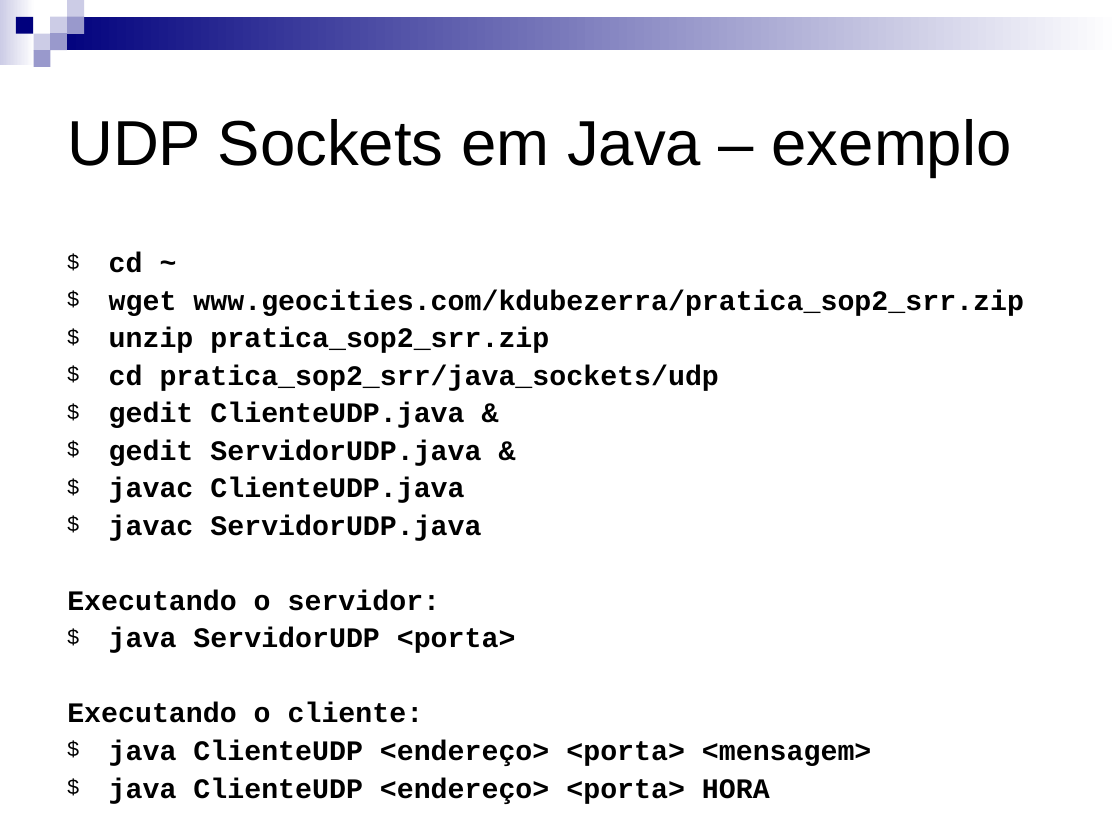
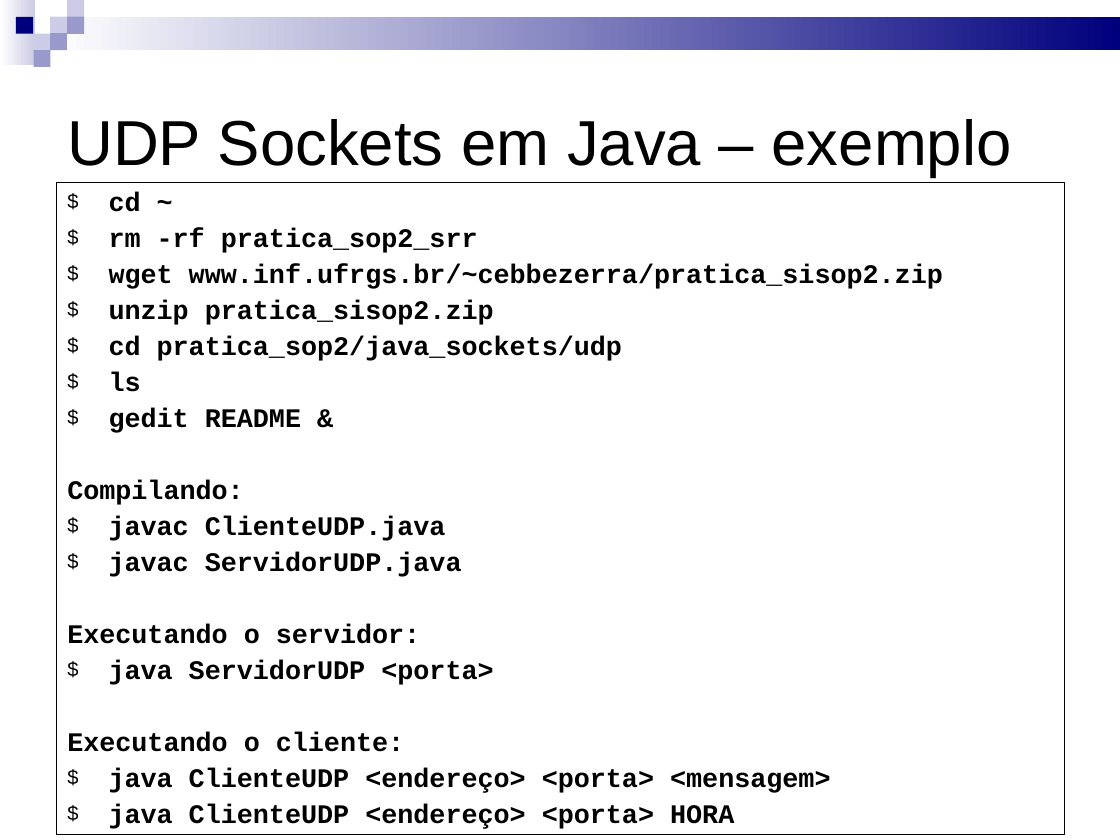
Before and after one commit to kdubezerra/kdubezerra, a slide deck: slide 9 of AD/slides_sisop2_pratica.ppt (slide 8 before the commit). Drawn at 1120x840 pixels with LibreOffice and Linux fonts; fonts in the diff are those of the drawing. Boxes give left, top, right and bottom in pixels: in the first picture for what was removed or moved away, otherwise in the second. Text is boxed around its words. In the diff, an @@ line names an element or a change of style, - is before the commit and + after.

```diff
--- a/AD/slides_sisop2_pratica.ppt
+++ b/AD/slides_sisop2_pratica.ppt
@@ rectangle at [0,0,36,65]: fill gradient #FFFFFF to #CCCCE6 to gradient #CCCCE6 to #FFFFFF @@
@@ rectangle at [51,16,1120,50]: fill gradient #FFFFFF to #00007D to gradient #00007D to #FFFFFF @@
@@ text "cd ~": place and size @@
-text "cd ~" at [67,252,1024,804]
+text "cd ~" at [56,183,1064,834]
@@ text "cd ~" at [56,183,1064,834]: outline none to #000000 0.74 pt @@
@@ text at [67,192,830,829]: size 20 to 19 pt in "cd ~", "javac ClienteUDP.java", "javac ServidorUDP.java", "Executando o servidor:" and 4 more places @@
@@ text at [67,228,943,505]: text changed; size 20 to 19 pt @@
-$ wget www.geocities.com/kdubezerra/pratica_sop2_srr.zip
-$ unzip pratica_sop2_srr.zip
-$ cd pratica_sop2_srr/java_sockets/udp
-$ gedit ClienteUDP.java &
-$ gedit ServidorUDP.java &
+$ rm -rf pratica_sop2_srr
+$ wget www.inf.ufrgs.br/~cebbezerra/pratica_sisop2.zip
+$ unzip pratica_sisop2.zip
+$ cd pratica_sop2/java_sockets/udp
+$ ls
+$ gedit README &
+Compilando:
```
Also in this commit, not shown: 28 other slides changed, 2 slides added, 1 slide removed, 6 other files.
